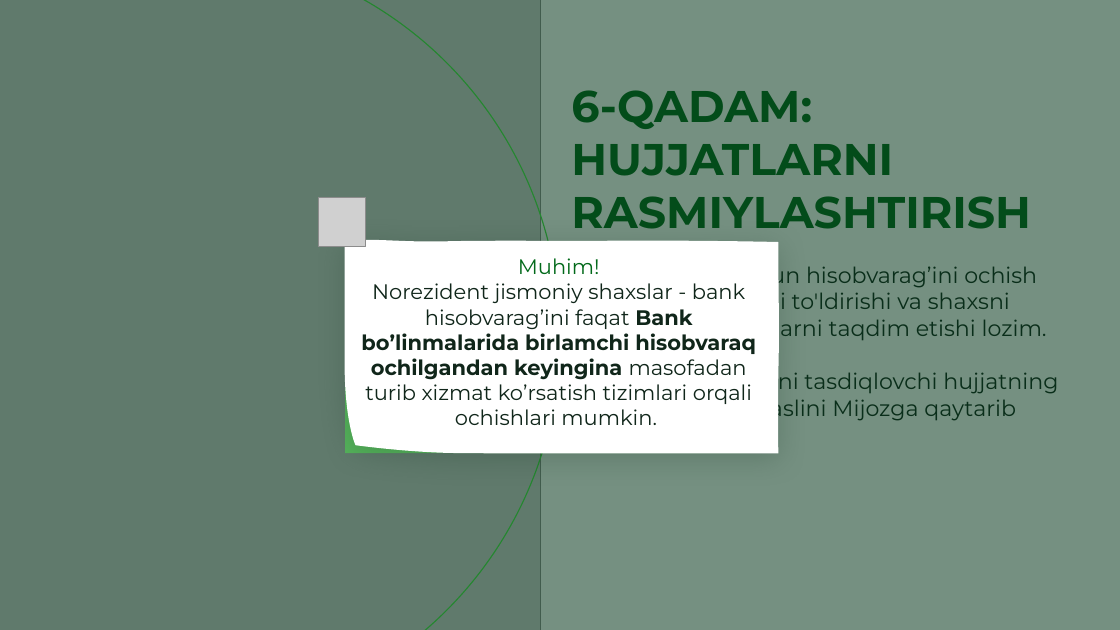
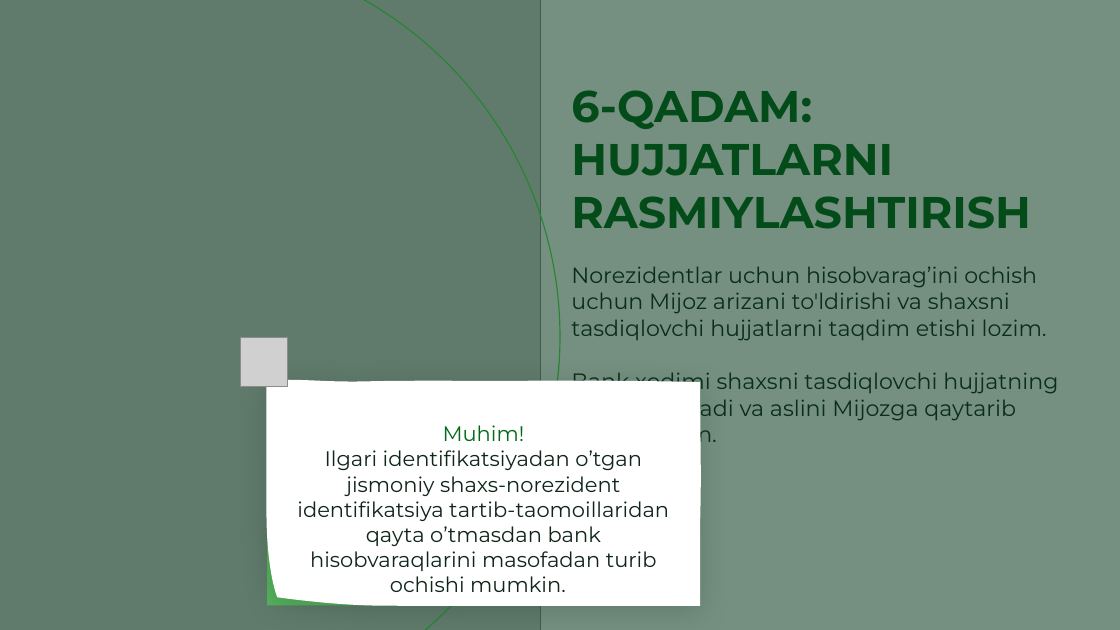
Before and after one commit to pusijuice5-coder/-1, a slide deck: slide 81 of OVZ_kurs_nerezidenty_novyj_dizajn.pptx. Drawn at 1120x630 pixels with LibreOffice and Linux fonts; fonts in the diff are those of the drawing; grey boxes stand for pictures; background and template pictures are left out. Boxes give left, top, right and bottom in pixels: in the first picture for what was removed or moved away, otherwise in the second. Text is boxed around its words. In the diff, an @@ line names an element or a change of style, - is before the commit and + after.

```diff
--- a/OVZ_kurs_nerezidenty_novyj_dizajn.pptx
+++ b/OVZ_kurs_nerezidenty_novyj_dizajn.pptx
@@ picture: place and size @@
-picture at (318,197,365,246)
+picture at (240,338,287,386)
@@ freeform shape: place and size @@
-freeform shape at (344,238,780,454)
+freeform shape at (266,377,702,606)
@@ text at (297,425,669,592): text changed @@
-Muhim!
-Norezident jismoniy shaxslar - bank hisobvarag’ini faqat Bank bo’linmalarida birlamchi hisobvaraq ochilgandan keyingina masofadan turib xizmat ko’rsatish tizimlari orqali ochishlari mumkin.
+Muhim!
+Ilgari identifikatsiyadan o’tgan jismoniy shaxs-norezident identifikatsiya tartib-taomoillaridan qayta o’tmasdan bank hisobvaraqlarini masofadan turib ochishi mumkin.
@@ freeform shape: place and size @@
-freeform shape at (345,345,747,453)
+freeform shape at (267,492,669,606)
```
Also in this commit, not shown: 27 other slides changed, 1 other file.
